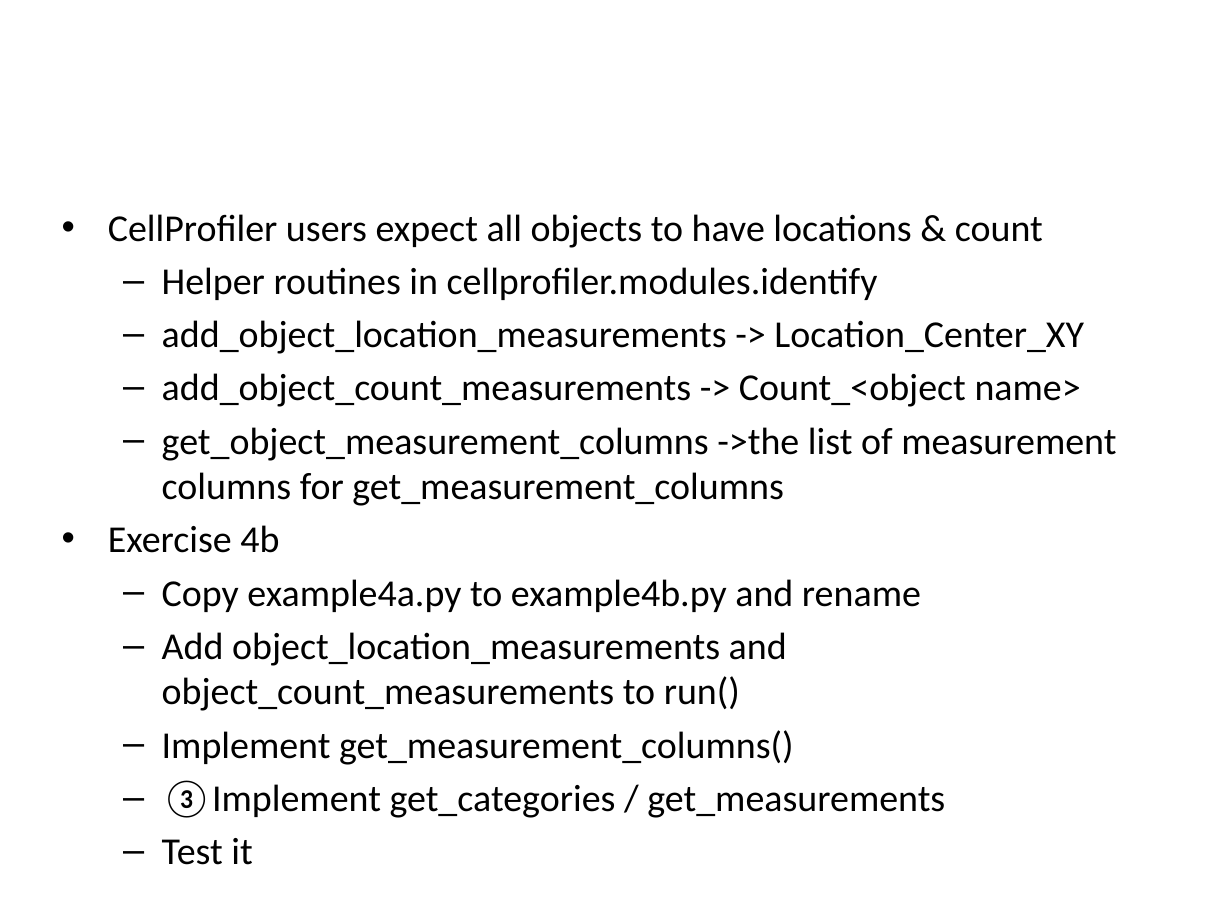
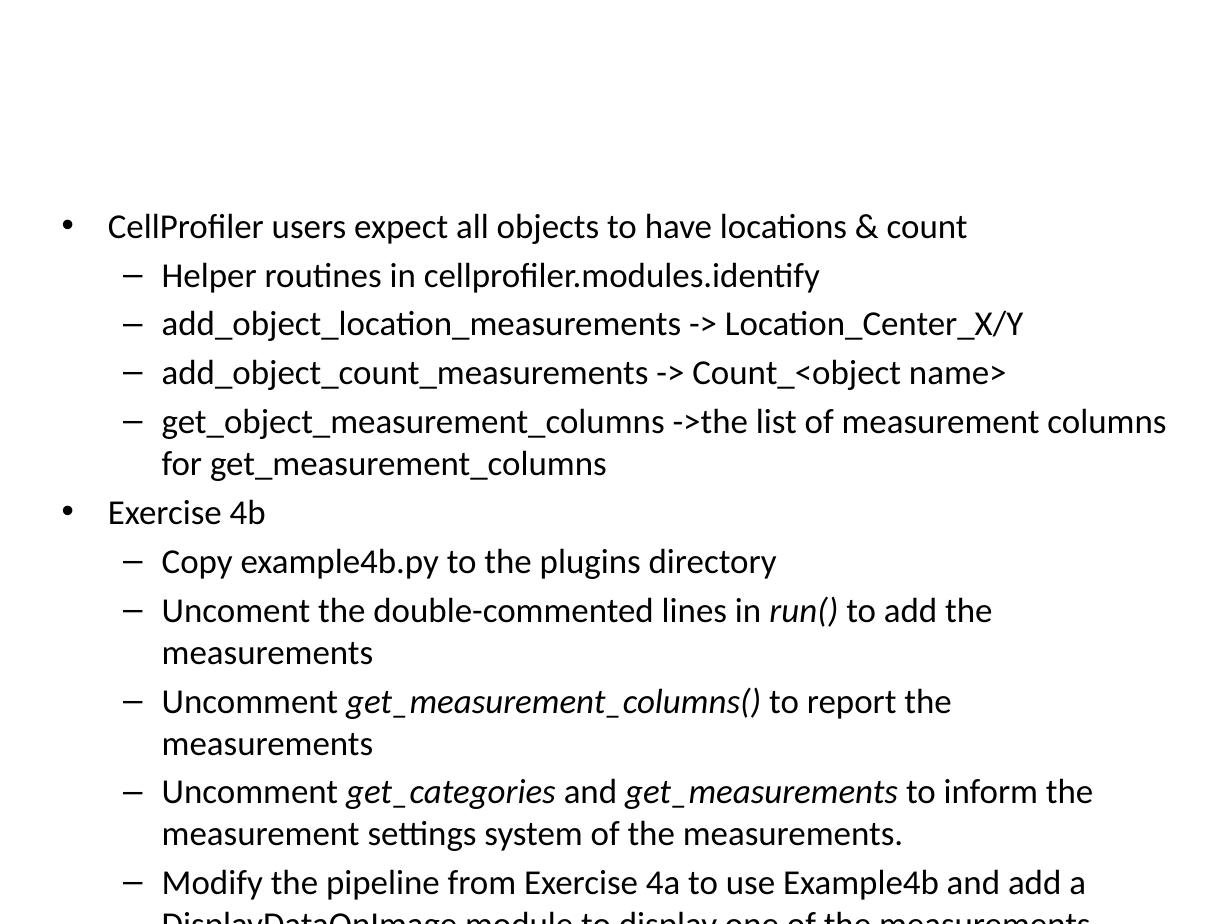
Before and after one commit to bethac07/tutorial, a slide deck: slide 34 of CellProfiler_Developer_Tutorial.pptx (slide 24 before the commit). Drawn at 1232x924 pixels with LibreOffice and Linux fonts; fonts in the diff are those of the drawing; background and template pictures are left out. Boxes give left, top, right and bottom in pixels: in the first picture for what was removed or moved away, otherwise in the second. Text is boxed around its words. In the diff, an @@ line names an element or a change of style, - is before the commit and + after.

Commit message:
Updated tutorial to add architecture session + made exercises quicker to do

```diff
--- a/CellProfiler_Developer_Tutorial.pptx
+++ b/CellProfiler_Developer_Tutorial.pptx
@@ text at (108, 213, 1166, 525): size 22.2 to 20.4 pt in "CellProfiler users expect all objects to have ...", "Helper routines in cellprofiler.modules.identify", "add_object_count_measurements -> Count_<object name>", "get_object_measurement_columns ->the list of measurement col ..." and 1 more places @@
@@ text at (162, 310, 1023, 341): text changed; size 22.2 to 20.4 pt @@
-  – add_object_location_measurements -> Location_Center_XY
+  – add_object_location_measurements -> Location_Center_X/Y
@@ text at (162, 548, 1093, 900): text changed; size 22.2 to 20.4 pt @@
-  – Copy example4a.py to example4b.py and rename
-  – Add object_location_measurements and object_count_measurements to run()
-  – Implement get_measurement_columns()
-  – ③Implement get_categories / get_measurements
-  – Test it
+  – Copy example4b.py to the plugins directory
+  – Uncoment the double-commented lines in run() to add the measurements
+  – Uncomment get_measurement_columns() to report the measurements
+  – Uncomment get_categories and get_measurements to inform the measurement settings system of the measurements.
+  – Modify the pipeline from Exercise 4a to use Example4b and add a DisplayDataOnImage module to display one of the measurements.
```
Also in this commit, not shown: 10 other slides changed, 12 slides added, 1 slide removed.
